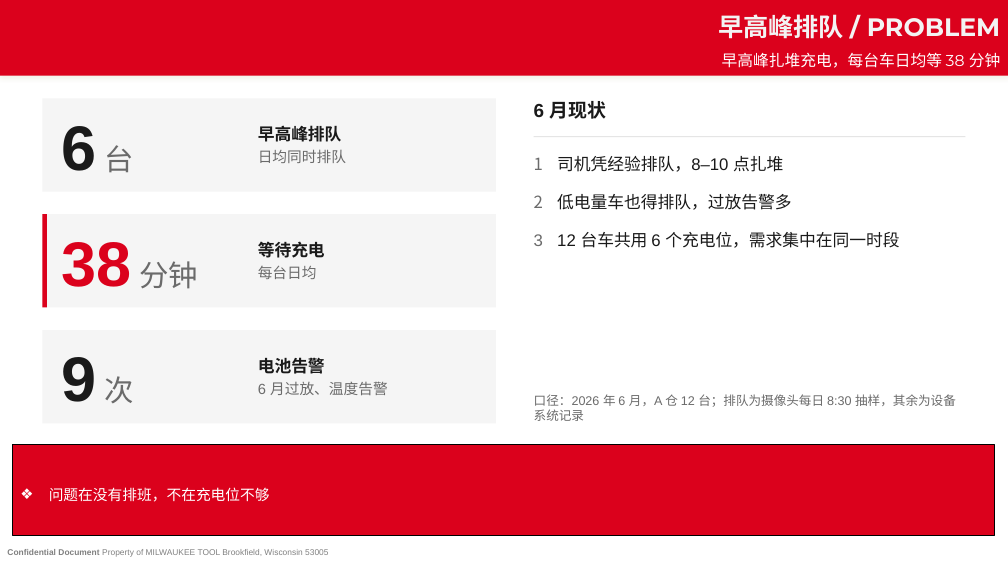
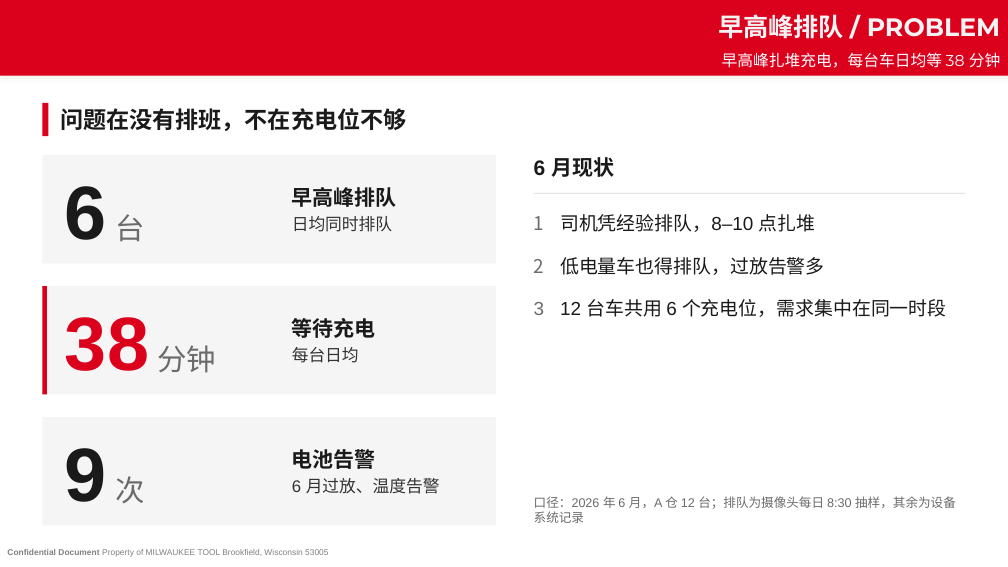
Before and after one commit to WangYiTao0/myskills, a slide deck: slide 2 of docs/trials/2026-10-14-ppt-workflow/deck.pptx. Drawn at 1008x567 pixels with LibreOffice and Linux fonts; fonts in the diff are those of the drawing; background and template pictures are left out. Boxes give left, top, right and bottom in pixels: in the first picture for what was removed or moved away, otherwise in the second. Text is boxed around its words. In the diff, an @@ line names an element or a change of style, - is before the commit and + after.

```diff
--- a/docs/trials/2026-10-14-ppt-workflow/deck.pptx
+++ b/docs/trials/2026-10-14-ppt-workflow/deck.pptx
@@ rectangle added at (42, 103, 48, 136), fill #DB011C @@
@@ text "早高峰排队": place and size @@
-text "早高峰排队" at (258, 125, 346, 163)
+text "早高峰排队" at (60, 108, 406, 232)
@@ text "早高峰排队" at (60, 108, 406, 232): size 16 to 20 pt in "早高峰排队"; size 14 to 16 pt, text colour #6B6B6B to #333333 in "日均同时排队" @@
@@ text "问题在没有排班，不在充电位不够": place and size @@
-text "问题在没有排班，不在充电位不够" at (13, 445, 995, 535)
+text "问题在没有排班，不在充电位不够" at (60, 108, 406, 131)
@@ text "问题在没有排班，不在充电位不够" at (60, 108, 406, 131): size 14 to 22 pt, text colour #FFFFFF to #1A1A1A, bold on; bullet ❖ to none; line spacing 1.5 to 1; fill #DB011C to none; outline #000000 0.75 pt to none @@
@@ rectangle: place and size @@
-rectangle at (42, 98, 496, 191)
+rectangle at (42, 155, 496, 263)
@@ text "6 台": place and size @@
-text "6 台" at (61, 126, 133, 173)
+text "6 台" at (65, 186, 144, 242)
@@ text "6 台" at (65, 186, 144, 242): size 60 to 72 pt in "6" @@
@@ text "6 月现状": place and size @@
-text "6 月现状" at (534, 101, 606, 119)
+text "6 月现状" at (534, 157, 614, 177)
@@ text "6 月现状" at (534, 157, 614, 177): size 18 to 20 pt @@
@@ rectangle: place and size @@
-rectangle at (534, 136, 966, 137)
+rectangle at (534, 193, 966, 194)
@@ text "司机凭经验排队，8–10 点扎堆": place and size @@
-text "司机凭经验排队，8–10 点扎堆" at (557, 156, 899, 248)
+text "司机凭经验排队，8–10 点扎堆" at (560, 214, 947, 317)
@@ text "司机凭经验排队，8–10 点扎堆" at (560, 214, 947, 317): size 16 to 18 pt; indent changed; more space between paragraphs @@
@@ rectangle: place and size @@
-rectangle at (42, 214, 496, 307)
+rectangle at (42, 286, 496, 394)
@@ rectangle: place and size @@
-rectangle at (42, 214, 47, 307)
+rectangle at (42, 286, 47, 394)
@@ text "38 分钟": place and size @@
-text "38 分钟" at (61, 242, 198, 289)
+text "38 分钟" at (65, 317, 216, 373)
@@ text "38 分钟" at (65, 317, 216, 373): size 60 to 72 pt in "38" @@
@@ text "等待充电": place and size @@
-text "等待充电" at (258, 241, 325, 279)
+text "等待充电" at (292, 318, 376, 363)
@@ text "等待充电" at (292, 318, 376, 363): size 16 to 20 pt in "等待充电"; size 14 to 16 pt, text colour #6B6B6B to #333333 in "每台日均" @@
@@ rectangle: place and size @@
-rectangle at (42, 330, 496, 423)
+rectangle at (42, 417, 496, 526)
@@ text "9 次": place and size @@
-text "9 次" at (61, 357, 133, 403)
+text "9 次" at (65, 448, 144, 503)
@@ text "9 次" at (65, 448, 144, 503): size 60 to 72 pt in "9" @@
@@ text "电池告警": place and size @@
-text "电池告警" at (258, 357, 388, 396)
+text "电池告警" at (292, 449, 440, 494)
@@ text "电池告警" at (292, 449, 440, 494): size 16 to 20 pt in "电池告警"; size 14 to 16 pt, text colour #6B6B6B to #333333 in "6 月过放、温度告警" @@
@@ text "口径：2026 年 6 月，A 仓 ...": place and size @@
-text "口径：2026 年 6 月，A 仓 ..." at (534, 394, 956, 421)
+text "口径：2026 年 6 月，A 仓 ..." at (534, 496, 956, 523)
```
Also in this commit, not shown: 5 other slides changed, 4 other files.
